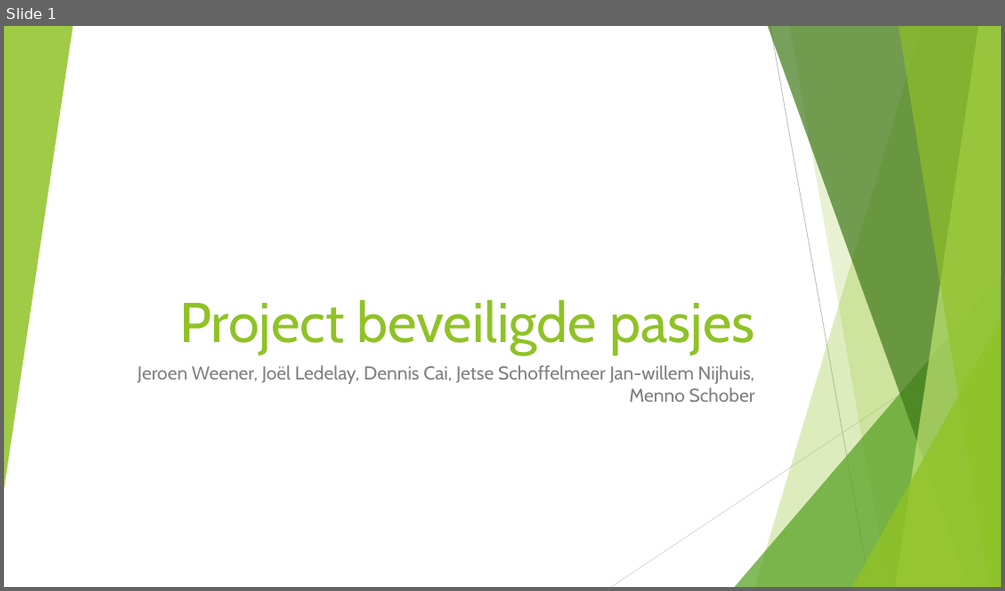
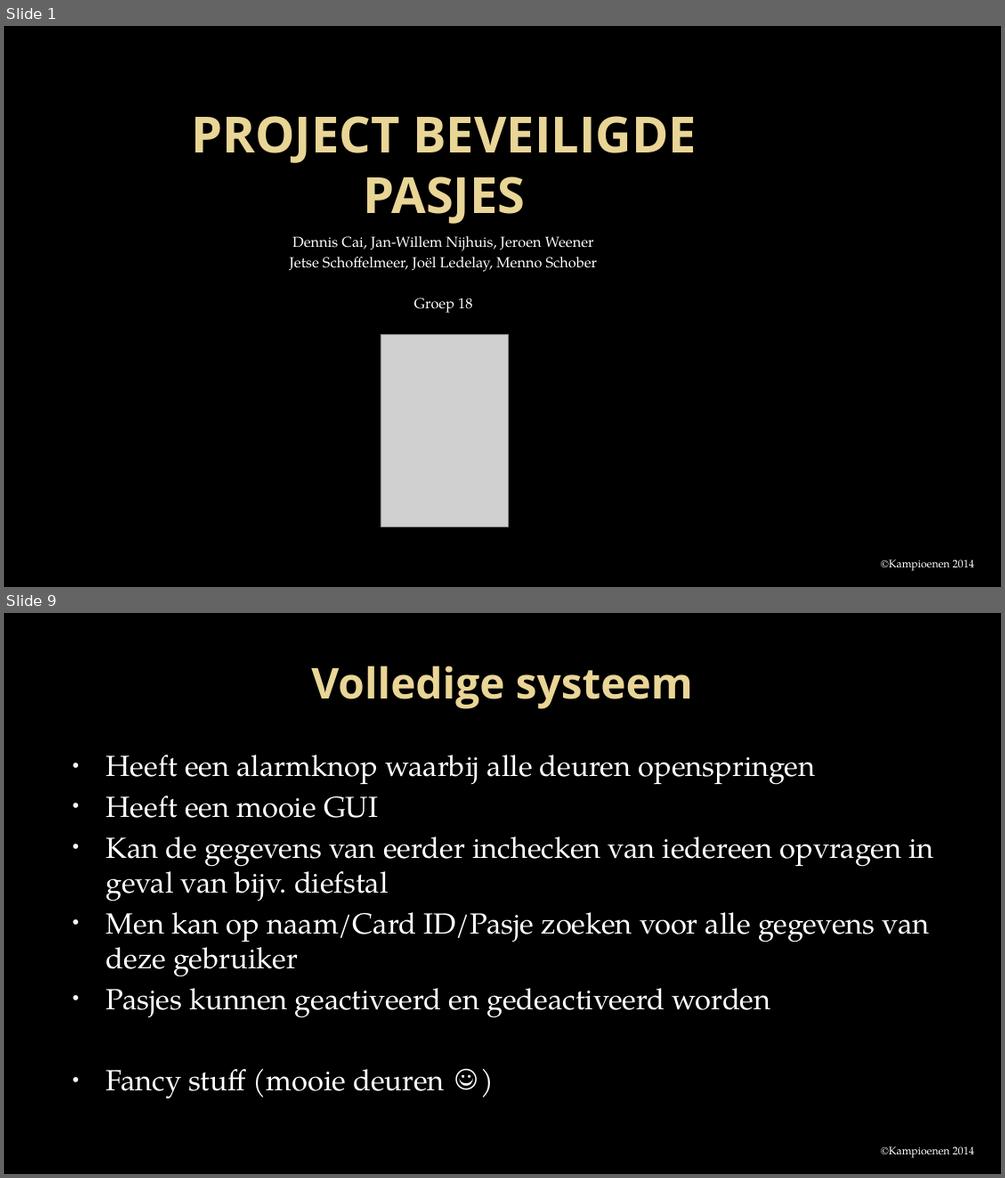
Before and after one commit to Projectgroep-18/Beveiligde-Pasjes, a slide deck: presentatie/Project beveiligde pasjes.pptx. Shown one above the other, each under a label of ours: slide 1 before the commit, slides 1 and 9 after it; the slides between them are not shown. The pictures are 1005x591 and 1005x1178 pixels, drawn with LibreOffice and Linux fonts; fonts in the diff are those of the drawing; grey boxes stand for pictures; background and template pictures are left out. Boxes give left, top, right and bottom in pixels: in the first picture for what was removed or moved away, otherwise in the second. Text is boxed around its words. In the diff, an @@ line names an element or a change of style, - is before the commit and + after.

```diff
--- a/presentatie/Project beveiligde pasjes.pptx
+++ b/presentatie/Project beveiligde pasjes.pptx
@@ slide 9 added at [4, 613, 1001, 1174], background picture (left out) @@
@@ title added at [311, 666, 693, 709], 41 pt, text gradient #EAD696 to #E7D081, bold @@
+Volledige systeem
@@ text added at [106, 755, 934, 1099], 28 pt, text #FFFFFF @@
+• Heeft een alarmknop waarbij alle deuren openspringen
+• Heeft een mooie GUI
+• Kan de gegevens van eerder inchecken van iedereen opvragen in geval van bijv. diefstal
+• Men kan op naam/Card ID/Pasje zoeken voor alle gegevens van deze gebruiker
+• Pasjes kunnen geactiveerd en gedeactiveerd worden
+• Fancy stuff (mooie deuren ☺)
@@ text added at [881, 1146, 974, 1158], 10.5 pt, text #FFFFFF @@
+©Kampioenen 2014
@@ slide 1 changed as well @@
@@ background #FFFFFF to picture (left out) @@
@@ group removed at [4, 26, 1001, 587]: 5 freeform shapes, 3 triangles, 2 lines @@
@@ title at [191, 116, 696, 224]: text changed; size 54 to 48 pt; font Cabin to Open Sans; text colour #90C226 to gradient #EAD696 to #E7D081; bold on @@
-Project beveiligde pasjes
+PROJECT BEVEILIGDE PASJES
@@ subtitle at [290, 236, 598, 313]: text changed; size 18 to 14 pt; font Cabin to TeX Gyre Pagella; text colour #808080 to #FFFFFF @@
-Jeroen Weener, Joël Ledelay, Dennis Cai, Jetse Schoffelmeer Jan-willem Nijhuis, Menno Schober
+Dennis Cai, Jan-Willem Nijhuis, Jeroen Weener
+Jetse Schoffelmeer, Joël Ledelay, Menno Schober
+Groep 18
@@ picture added at [380, 334, 509, 526] @@
@@ text added at [881, 559, 974, 571], 10.5 pt, text #FFFFFF @@
+©Kampioenen 2014
```
Also in this commit, not shown: 8 other slides changed, 1 other slide added, 3 slides removed.
